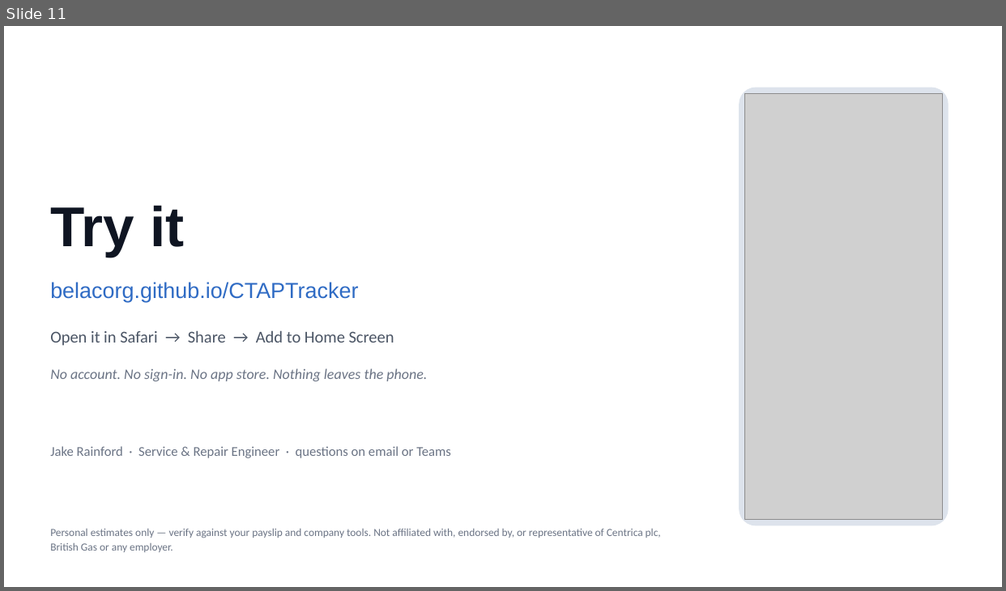
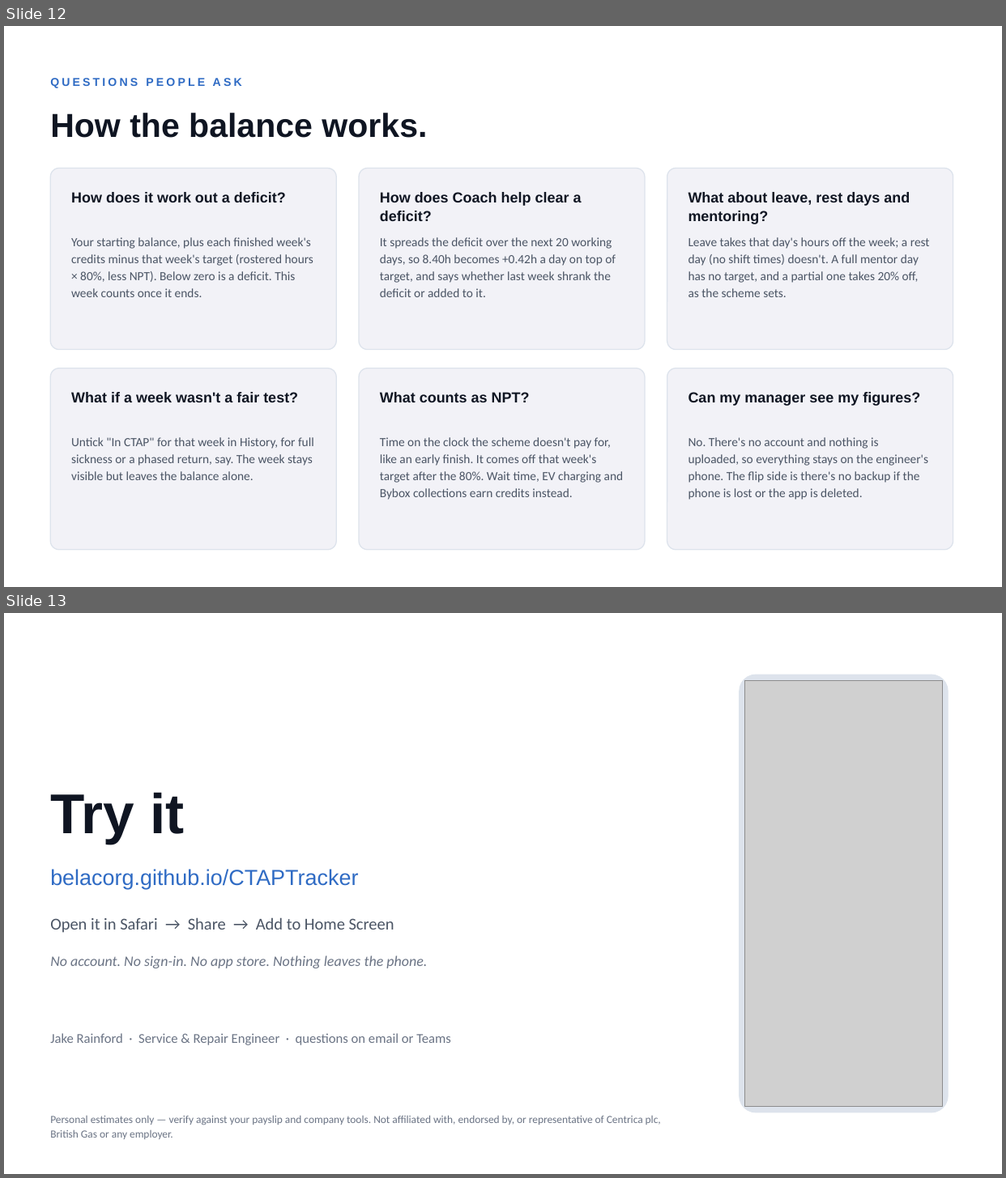
Before and after one commit to belacorg/CTAPTracker, a slide deck: docs/presentation/CTAP-Tracker.pptx. Shown one above the other, each under a label of ours: slide 11 before the commit, slides 12 and 13 after it. The pictures are 1006x591 and 1006x1178 pixels, drawn with LibreOffice and Linux fonts; fonts in the diff are those of the drawing; grey boxes stand for pictures. Boxes give left, top, right and bottom in pixels: in the first picture for what was removed or moved away, otherwise in the second. Text is boxed around its words. In the diff, an @@ line names an element or a change of style, - is before the commit and + after.

```diff
--- a/docs/presentation/CTAP-Tracker.pptx
+++ b/docs/presentation/CTAP-Tracker.pptx
@@ slide 12 added at (4, 26, 1002, 587), background #FFFFFF @@
@@ text added at (50, 78, 242, 88), 11 pt, text #2F6BC4, bold @@
+QUESTIONS PEOPLE ASK
@@ text added at (50, 113, 427, 138), 32 pt, text #0F1522, bold @@
+How the balance works.
@@ rounded rectangle added at (50, 169, 336, 349), fill #F2F2F7, outline #DDE3EC 1 pt @@
@@ rounded rectangle added at (359, 169, 645, 349), fill #F2F2F7, outline #DDE3EC 1 pt @@
@@ rounded rectangle added at (667, 169, 953, 349), fill #F2F2F7, outline #DDE3EC 1 pt @@
@@ text added at (71, 192, 286, 203), 14 pt, text #0F1522, bold @@
+How does it work out a deficit?
@@ text added at (380, 192, 582, 221), 14 pt, text #0F1522, bold @@
+How does Coach help clear a deficit?
@@ text added at (688, 192, 910, 224), 14 pt, text #0F1522, bold @@
+What about leave, rest days and mentoring?
@@ text added at (71, 237, 313, 297), 12 pt, text #4B5565 @@
+Your starting balance, plus each finished week's credits minus that week's target (rostered hours × 80%, less NPT). Below zero is a deficit. This week counts once it ends.
@@ text added at (380, 237, 616, 297), 12 pt, text #4B5565 @@
+It spreads the deficit over the next 20 working days, so 8.40h becomes +0.42h a day on top of target, and says whether last week shrank the deficit or added to it.
@@ text added at (688, 237, 930, 297), 12 pt, text #4B5565 @@
+Leave takes that day's hours off the week; a rest day (no shift times) doesn't. A full mentor day has no target, and a partial one takes 20% off, as the scheme sets.
@@ rounded rectangle added at (50, 369, 336, 550), fill #F2F2F7, outline #DDE3EC 1 pt @@
@@ rounded rectangle added at (359, 369, 645, 550), fill #F2F2F7, outline #DDE3EC 1 pt @@
@@ rounded rectangle added at (667, 369, 953, 550), fill #F2F2F7, outline #DDE3EC 1 pt @@
@@ text added at (71, 392, 298, 403), 14 pt, text #0F1522, bold @@
+What if a week wasn't a fair test?
@@ text added at (380, 392, 530, 403), 14 pt, text #0F1522, bold @@
+What counts as NPT?
@@ text added at (688, 392, 920, 406), 14 pt, text #0F1522, bold @@
+Can my manager see my figures?
@@ text added at (71, 437, 314, 480), 12 pt, text #4B5565 @@
+Untick "In CTAP" for that week in History, for full sickness or a phased return, say. The week stays visible but leaves the balance alone.
@@ text added at (380, 437, 624, 500), 12 pt, text #4B5565 @@
+Time on the clock the scheme doesn't pay for, like an early finish. It comes off that week's target after the 80%. Wait time, EV charging and Bybox collections earn credits instead.
@@ text added at (688, 437, 928, 500), 12 pt, text #4B5565 @@
+No. There's no account and nothing is uploaded, so everything stays on the engineer's phone. The flip side is there's no backup if the phone is lost or the app is deleted.
@@ what was slide 11 is now slide 13 @@
```
Also in this commit, not shown: 1 slide changed, 1 other slide added.
